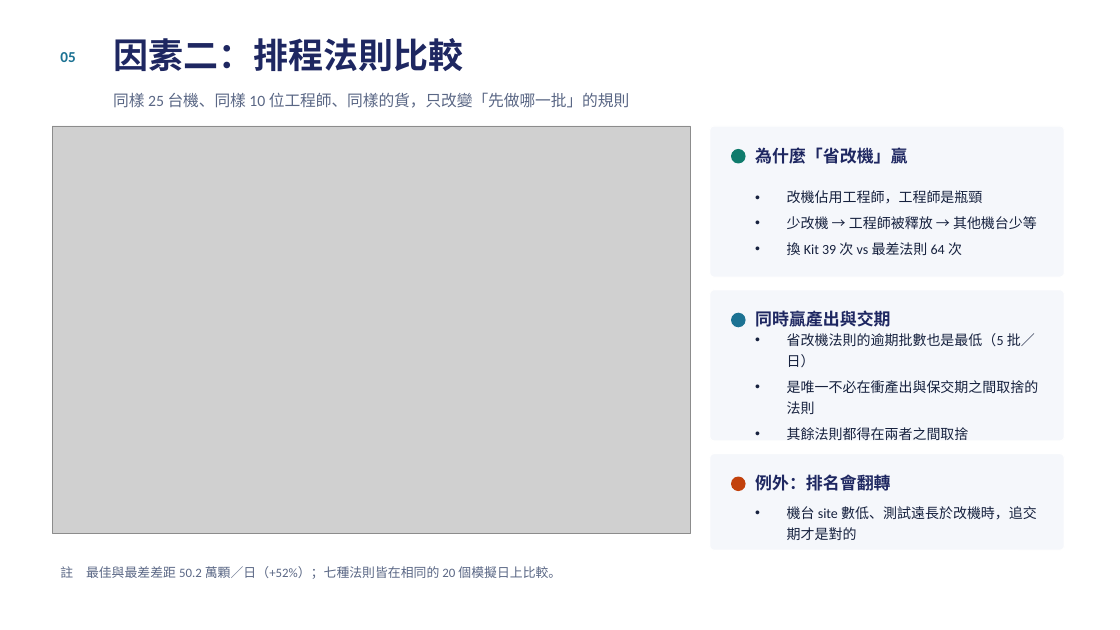
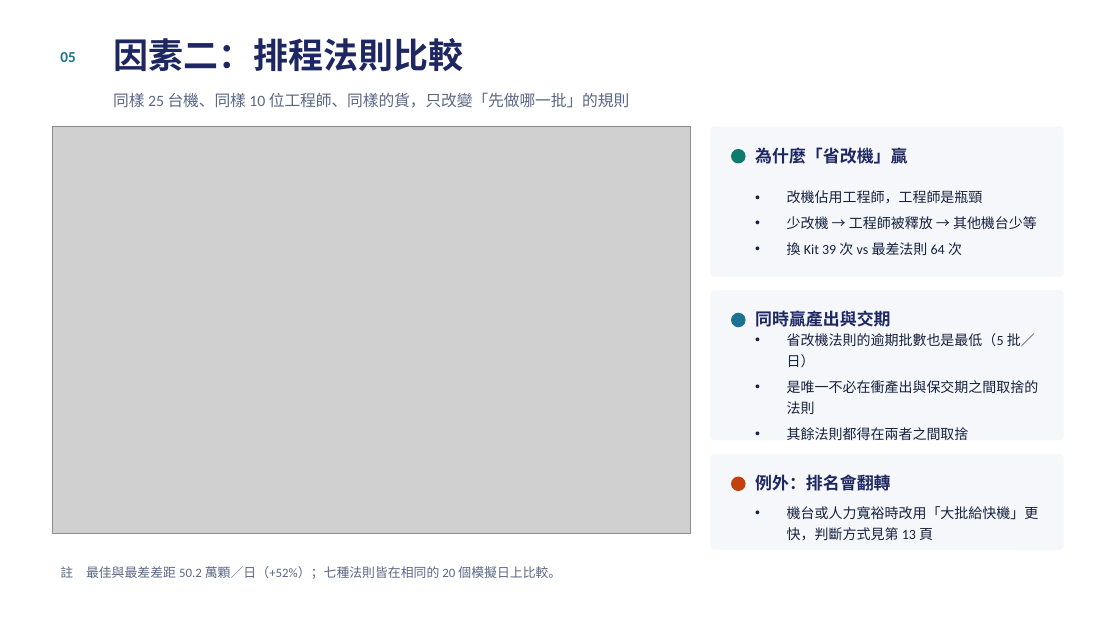
Before and after one commit to cnshow2025/my-factory, a slide deck: slide 6 of docs/測試排程分析報告.pptx. Drawn at 1120x630 pixels with LibreOffice and Linux fonts; fonts in the diff are those of the drawing; grey boxes stand for pictures. Boxes give left, top, right and bottom in pixels: in the first picture for what was removed or moved away, otherwise in the second. Text is boxed around its words. In the diff, an @@ line names an element or a change of style, - is before the commit and + after.

```diff
--- a/docs/測試排程分析報告.pptx
+++ b/docs/測試排程分析報告.pptx
@@ text at box(787, 506, 1039, 540): text changed @@
-• 機台 site 數低、測試遠長於改機時，追交期才是對的
+• 機台或人力寬裕時改用「大批給快機」更快，判斷方式見第 13 頁
```
Also in this commit, not shown: 6 other slides changed, 3 other files.
